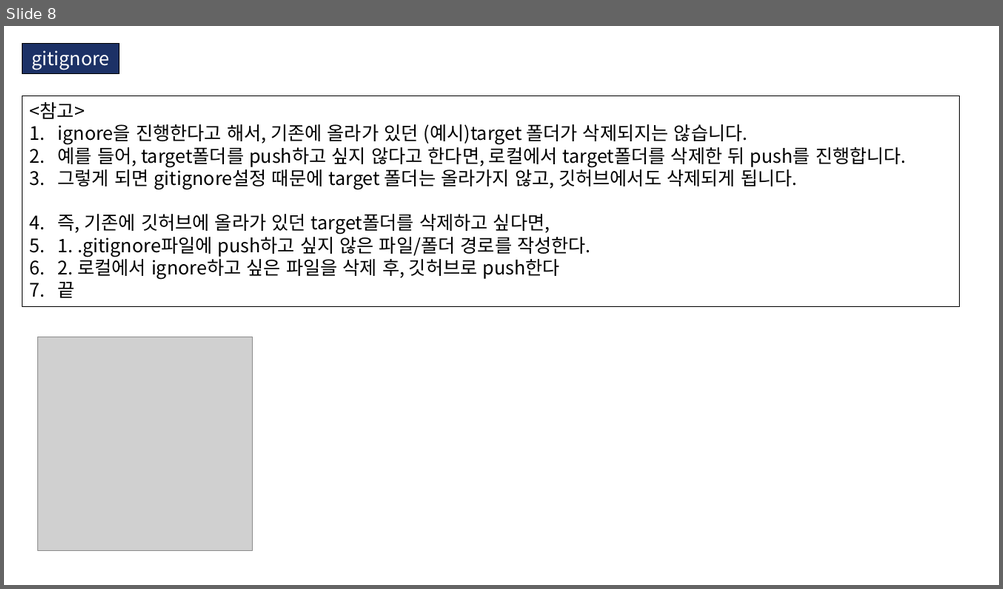
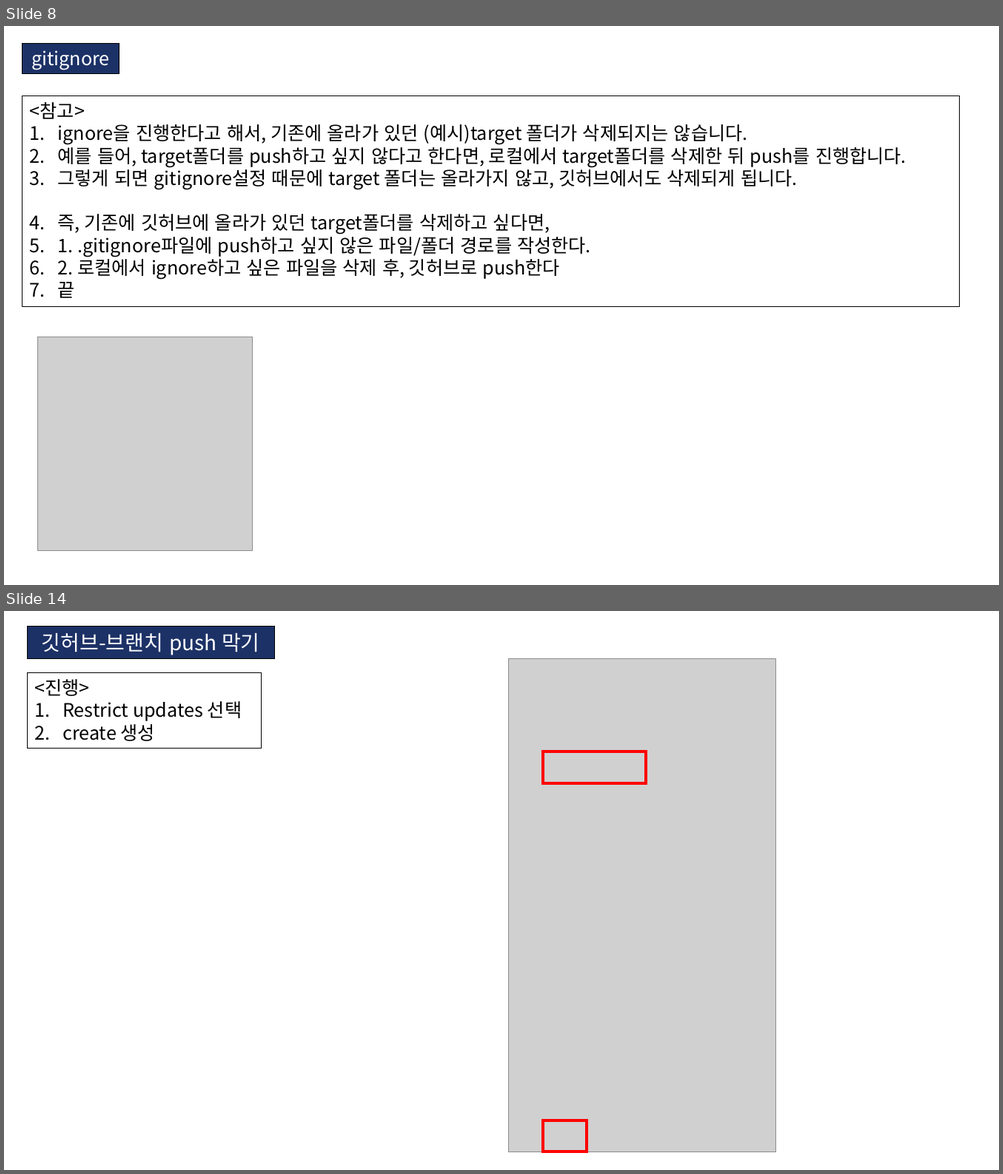
Before and after one commit to KIM-BEOMSOO/study, a slide deck: 00.공부 정리(최종)/08.git/01.github/02.gitignore/01.gitignore.pptx. Shown one above the other, each under a label of ours: slide 8 before the commit, slides 8 and 14 after it; the slides between them are not shown. The pictures are 1003x589 and 1003x1174 pixels, drawn with LibreOffice and Linux fonts; fonts in the diff are those of the drawing; grey boxes stand for pictures. Boxes give left, top, right and bottom in pixels: in the first picture for what was removed or moved away, otherwise in the second. Text is boxed around its words. In the diff, an @@ line names an element or a change of style, - is before the commit and + after.

Commit message:
깃허브 공부내용 추가

```diff
--- a/00.공부 정리(최종)/08.git/01.github/02.gitignore/01.gitignore.pptx
+++ b/00.공부 정리(최종)/08.git/01.github/02.gitignore/01.gitignore.pptx
@@ slide 14 added at (4,611,999,1170), background #FFFFFF @@
@@ rectangle added at (27,626,274,659), fill #1C3166, outline #000000 0.75 pt, 20 pt, text #FFFFFF @@
+깃허브-브랜치 push 막기
@@ rectangle added at (27,673,261,749), outline #000000 0.75 pt, 18 pt, text #000000 @@
+<진행>
+1. Restrict updates 선택
+2. create 생성
@@ picture added at (509,659,776,1153) @@
@@ rectangle added at (543,752,646,783), outline #FF0000 3 pt @@
@@ rectangle added at (543,1121,586,1152), outline #FF0000 3 pt @@
```
Also in this commit, not shown: 6 other slides added.
